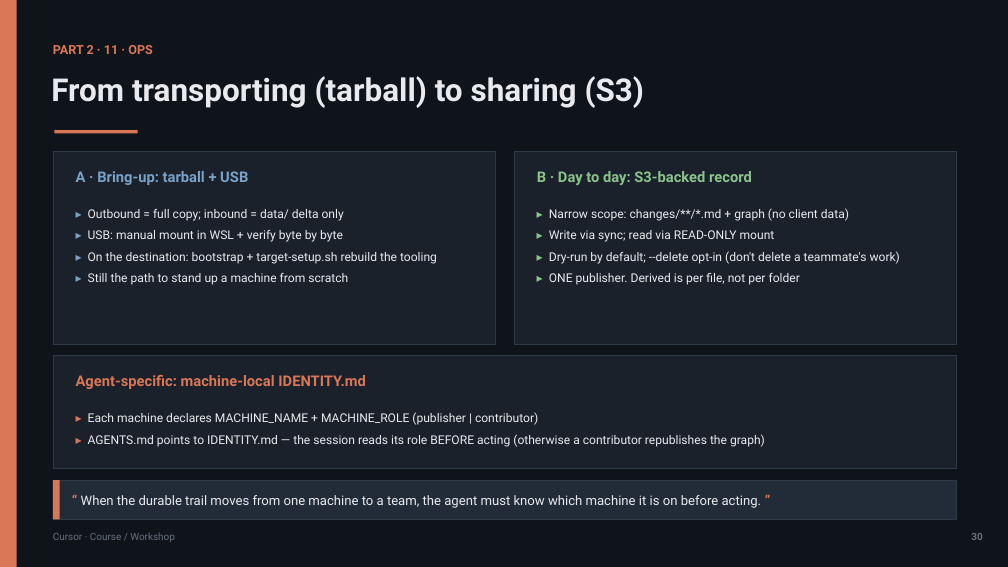
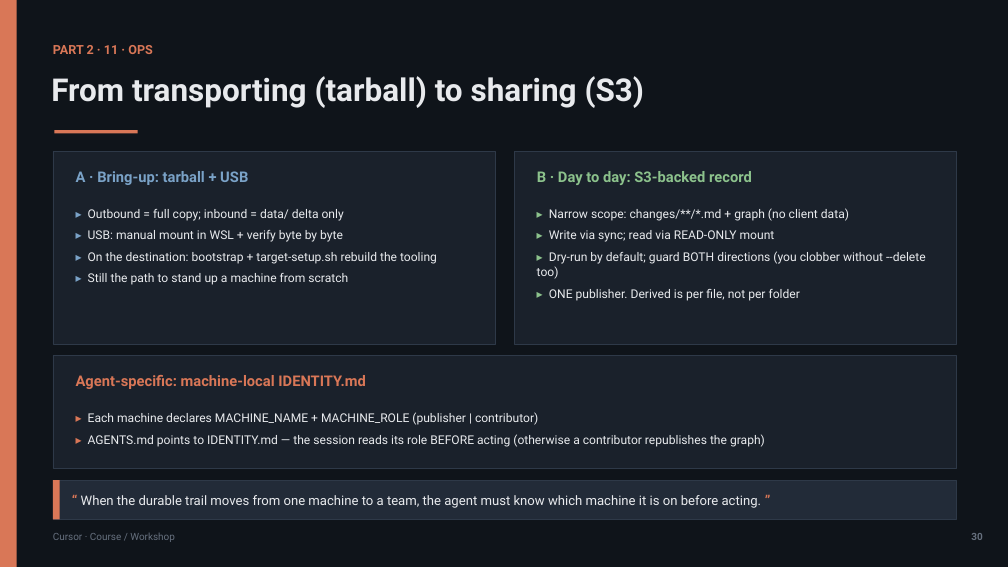
Before and after one commit to olonok69/cursor_code_ml_engineer, a slide deck: slide 30 of presentacion/Cursor_Presentacion_EN.pptx. Drawn at 1008x567 pixels with LibreOffice and Linux fonts; fonts in the diff are those of the drawing. Boxes give left, top, right and bottom in pixels: in the first picture for what was removed or moved away, otherwise in the second. Text is boxed around its words. In the diff, an @@ line names an element or a change of style, - is before the commit and + after.

```diff
--- a/presentacion/Cursor_Presentacion_EN.pptx
+++ b/presentacion/Cursor_Presentacion_EN.pptx
@@ text at (537, 251, 926, 279): text changed @@
-▸ Dry-run by default; --delete opt-in (don't delete a teammate's work)
+▸ Dry-run by default; guard BOTH directions (you clobber without --delete too)
```
Also in this commit, not shown: 41 other files.
